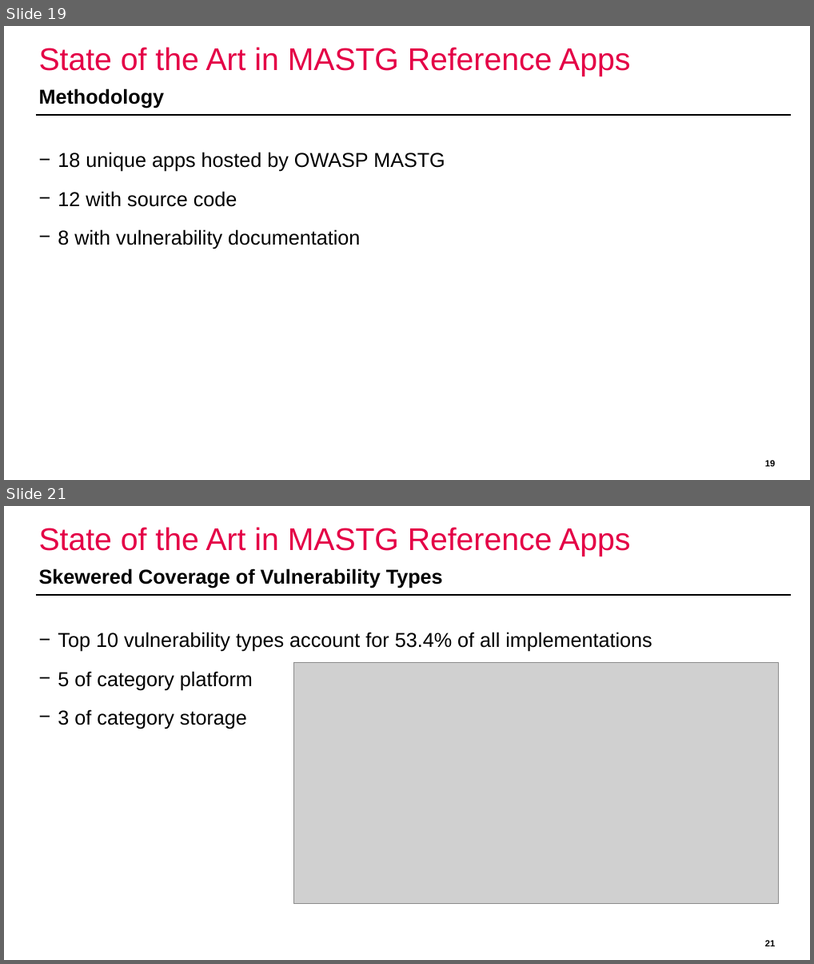
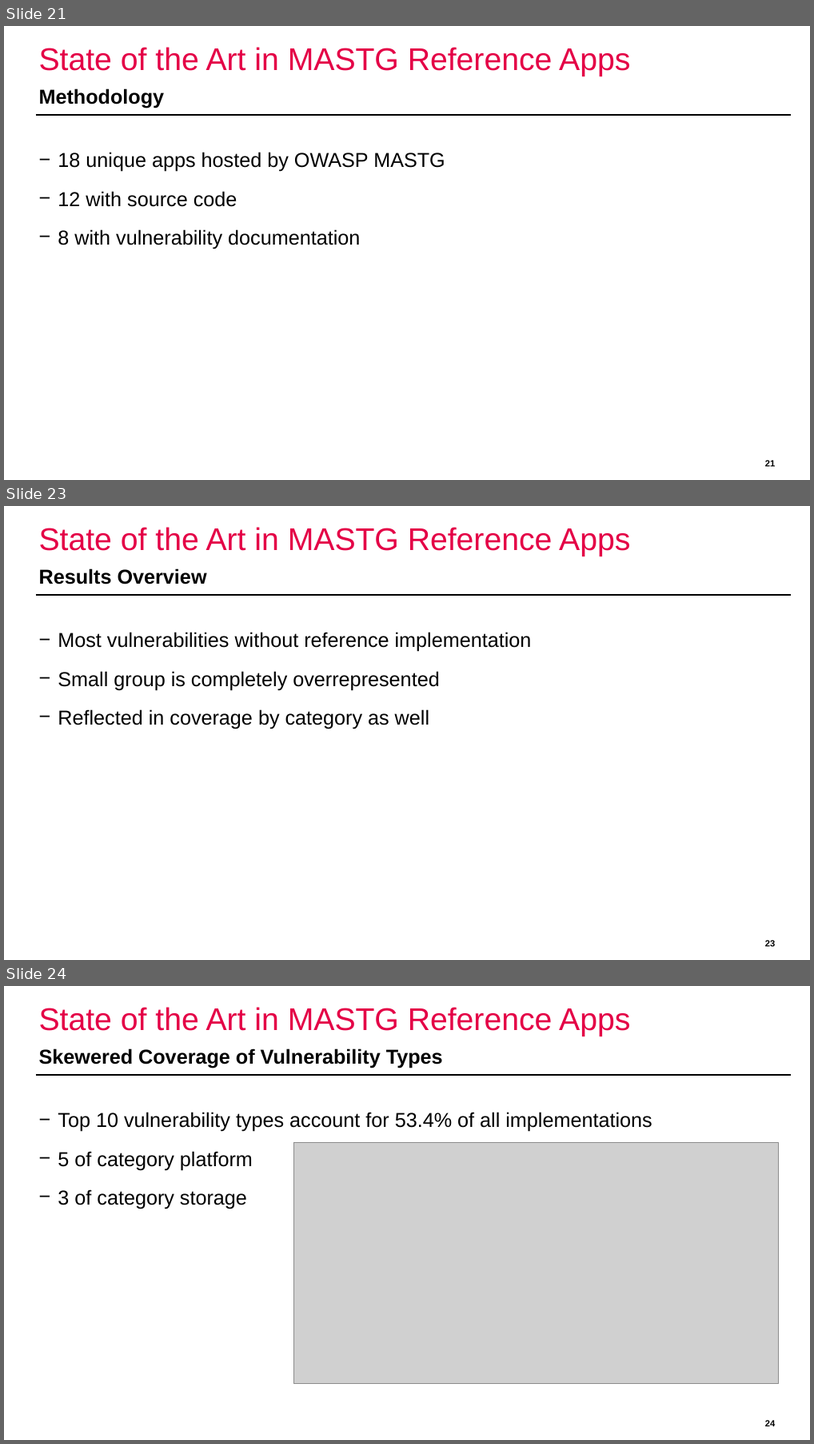
Before and after one commit to domi-cmd/Reference_Application_for_OWASP_MASTG, a slide deck: dev_documents/presentation/ba_thesis_presentation_kronig.pptx. Shown one above the other, each under a label of ours: slides 19 and 21 before the commit, slides 21, 23 and 24 after it; the slides between them are not shown. The pictures are 814x964 and 814x1444 pixels, drawn with LibreOffice and Linux fonts; fonts in the diff are those of the drawing; grey boxes stand for pictures; background and template pictures are left out. Boxes give left, top, right and bottom in pixels: in the first picture for what was removed or moved away, otherwise in the second. Text is boxed around its words. In the diff, an @@ line names an element or a change of style, - is before the commit and + after.

```diff
--- a/dev_documents/presentation/ba_thesis_presentation_kronig.pptx
+++ b/dev_documents/presentation/ba_thesis_presentation_kronig.pptx
@@ slide 23 added at box(4, 506, 810, 960), background #FFFFFF; not listed: 1 template element that a slide beside it also shows @@
@@ title added at box(39, 527, 630, 556), 28 pt, text #E40046 @@
+State of the Art in MASTG Reference Apps
@@ text added at box(39, 568, 207, 584), 18 pt, text #000000, bold @@
+Results Overview
@@ text added at box(58, 632, 532, 728), 18 pt, text #000000 @@
+− Most vulnerabilities without reference implementation
+− Small group is completely overrepresented
+− Reflected in coverage by category as well
@@ page number added at box(766, 939, 775, 948), 8 pt, text #000000, bold @@
+23
@@ what was slide 19 is now slide 21 @@
@@ page number at box(766, 460, 775, 466): text changed @@
-19
+21
@@ what was slide 21 is now slide 24 @@
@@ page number at box(766, 1420, 775, 1426): text changed @@
-21
+24
```
Also in this commit, not shown: 5 slides changed, 11 other slides added, 1 slide removed, 9 other files.
